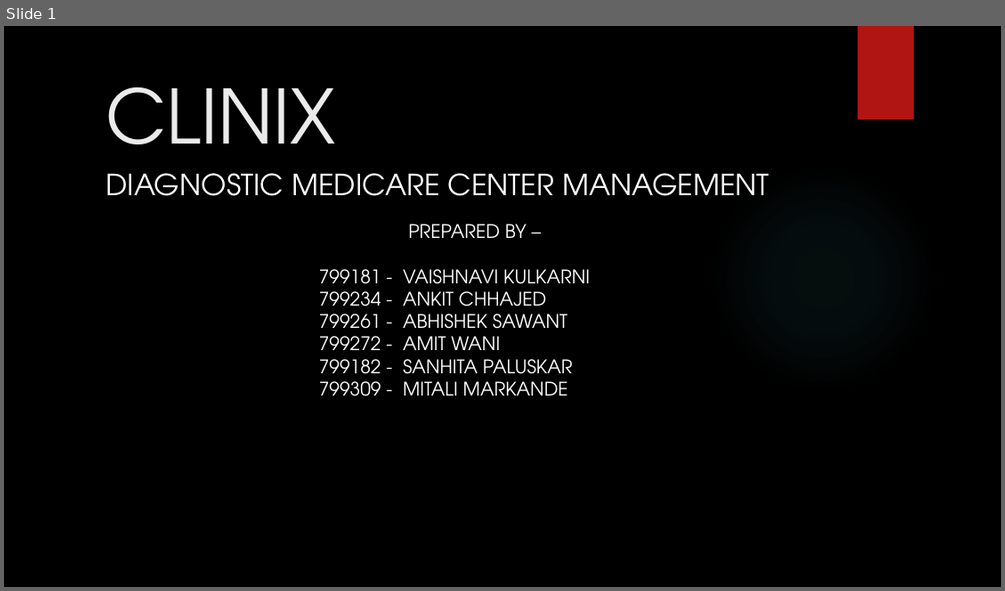
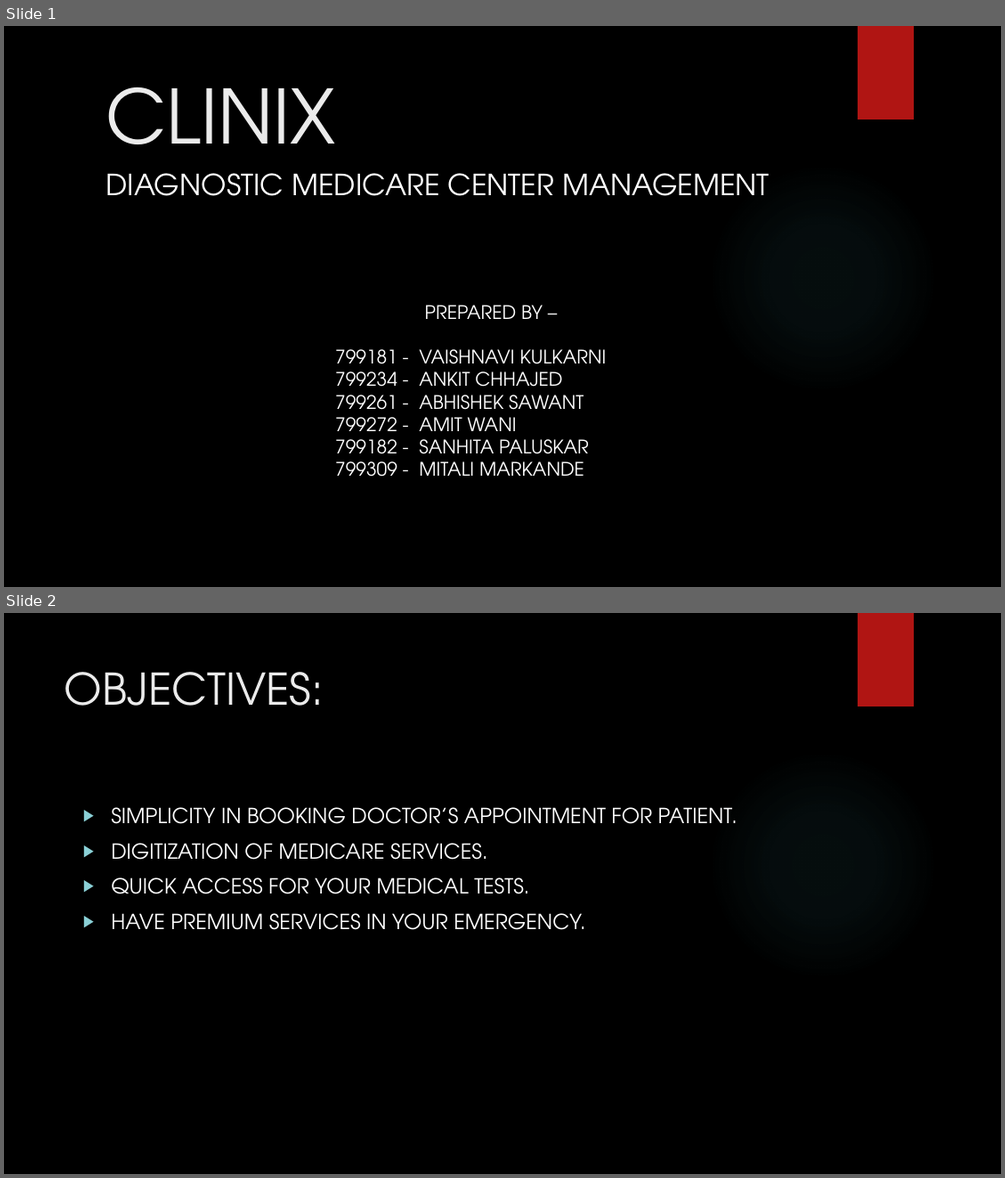
Before and after one commit to mtwn105/clinix, a slide deck: Clinix.pptx. Shown one above the other, each under a label of ours: slide 1 before the commit, slides 1 and 2 after it. The pictures are 1005x591 and 1005x1178 pixels, drawn with LibreOffice and Linux fonts; fonts in the diff are those of the drawing; background and template pictures are left out. Boxes give left, top, right and bottom in pixels: in the first picture for what was removed or moved away, otherwise in the second. Text is boxed around its words. In the diff, an @@ line names an element or a change of style, - is before the commit and + after.

```diff
--- a/Clinix.pptx
+++ b/Clinix.pptx
@@ slide 2 added at <box>4,613,1001,1174</box>, background picture (left out); not listed: 2 template elements that a slide beside it also shows @@
@@ title added at <box>65,672,324,706</box>, 42 pt, text #EBEBEB @@
+OBJECTIVES:
@@ text added at <box>111,807,737,930</box>, 20 pt, text #FFFFFF @@
+▶ SIMPLICITY IN BOOKING DOCTOR’S APPOINTMENT FOR PATIENT.
+▶ DIGITIZATION OF MEDICARE SERVICES.
+▶ QUICK ACCESS FOR YOUR MEDICAL TESTS.
+▶ HAVE PREMIUM SERVICES IN YOUR EMERGENCY.
@@ slide 1 changed as well @@
@@ text "PREPARED BY –": place and size @@
-text "PREPARED BY –" at <box>319,224,590,396</box>
+text "PREPARED BY –" at <box>335,305,607,476</box>
```
Also in this commit, not shown: 6 other slides added.
